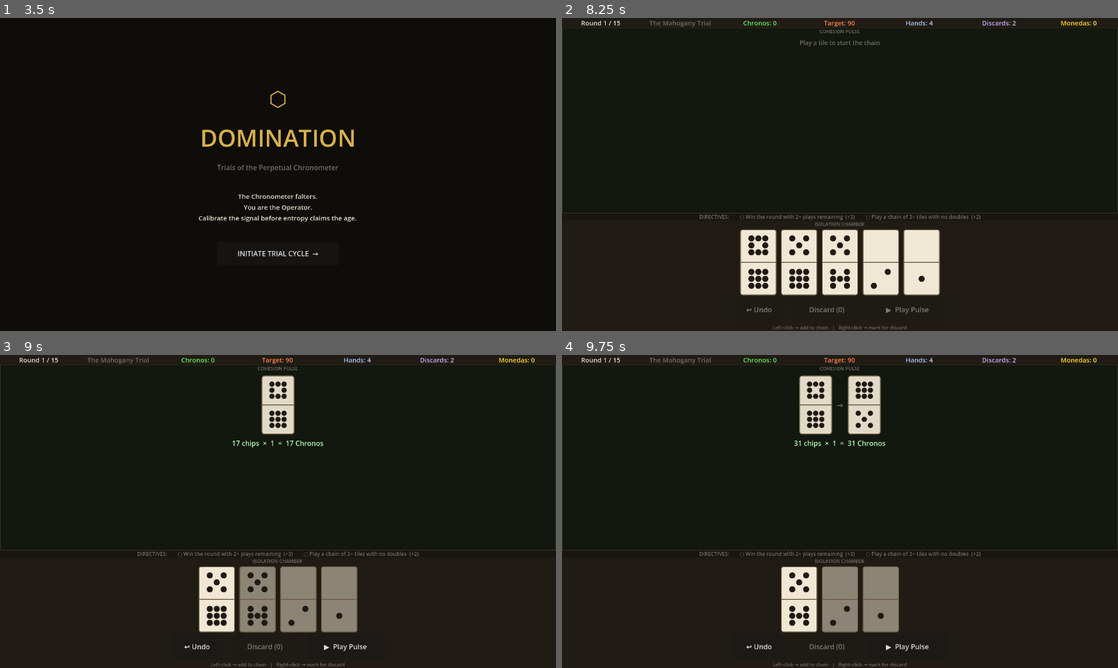
Above: before the commit, frames 1-4 (two rows, left to right).
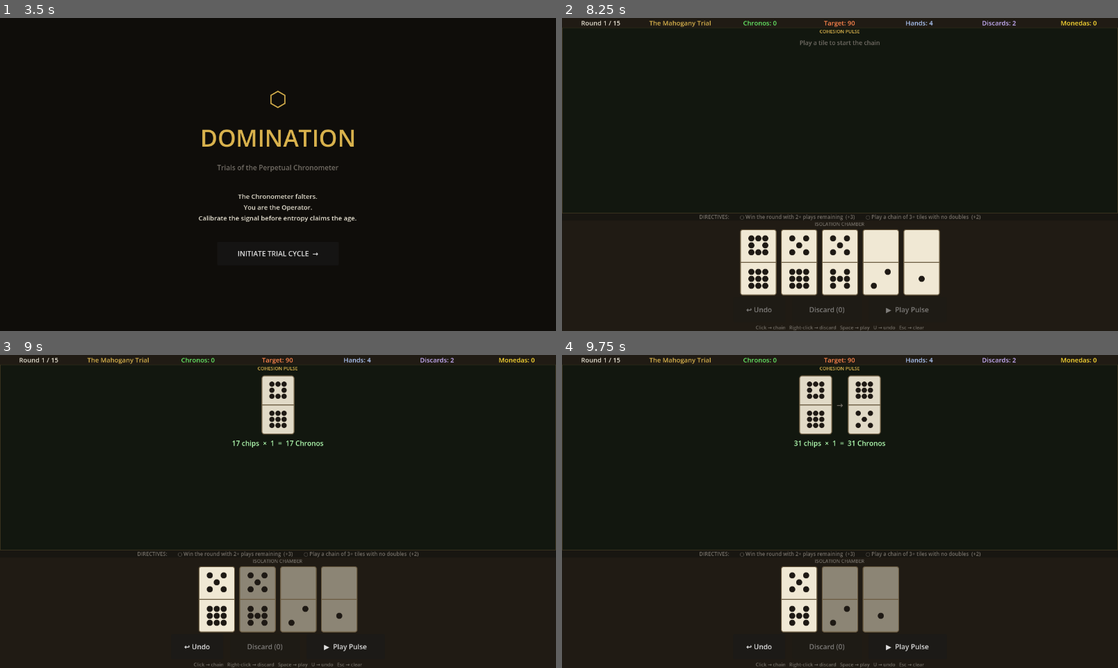
Above: after the commit, the same moments.

Repository: miguelgdoval/domination-godot
Game: Godot game, scene res://scenes/main.tscn
The game is run twice, just before and just after one commit, with the same random seed, the same clock (stepped at 60 frames per second) and the same inputs.
Inputs (mouse positions are in pixels of both pictures, inside the frame that each line leads up to):
- Up to frame 1 (3.5 s): click "▶ Play Pulse" at 0.5 s; click "▶ Play Pulse" at 1.25 s; click "↩ Undo" at 2 s; click "Discard (0)" at 2.75 s
- Up to frame 2 (8.25 s): click "INITIATE TRIAL CYCLE →" at 3.5 s; click "SELECT" at 4.25 s; click "SELECT" at 5 s; click "SELECT" at 5.75 s; click "SELECT" at 6.5 s; click "LOCK IN CORE →" at 7.25 s; click "BEGIN TRIAL CYCLE →" at 8 s
- Up to frame 3 (9 s): click (194, 599) at 8.77 s
- Up to frame 4 (9.75 s): click (778, 599) at 9.52 s

Frame 1 is identical in both runs. In frame 2, 0.3% of the frame differs, in the area x 15-66%, y 0-100%; in frame 3, 0.3%; in frame 4, 0.3%.

Commit message:
Milestone 7: Etapa theming + 11 new modules + keyboard shortcuts
Etapa visual theming:
- Add ETAPA_BG/TABLE/TABLE_BORDER/PANEL/ACCENT colour arrays to Constants
- Store StyleBoxFlat/ColorRect refs during UI build (_table_style, _hud_style,
  _hand_panel_style, _bg_rect, _lbl_table_title)
- _apply_etapa_theme(etapa) tweens all surface colours over 0.6s; updates
  etapa label and table title to the etapa accent colour
- Called at the start of every round — colours shift as you progress

11 new modules (22 total):
- New EffectTypes: HAND_SIZE_BONUS, EXTRA_HAND, DISCARD_BONUS, CHIPS_PER_TILE
- Scoring handles CHIPS_PER_TILE (chips += length × value)
- GameState exposes module_hand_size/hands/discard_bonus() helpers
- Round setup now applies module bonuses on top of protocol + boss deltas
- Bone: Flux Capacitor (+3 chips), Timing Chain (chain≥3 → +1 mult)
- Carved: Resonant Loop (+1 hand size), Echo Chamber (+1 play),
          Discharge Relay (+1 discard), Harmonic Filter (chain≥6 → +2 mult)
- Ivory: Chronos Lens (+1 chip/tile), Overclock Array (doubles×3 pips),
         Cascade Lens (chain≥8 → +5 mult)
- Obsidian: The Singularity (+8 mult +1 slot), Void Amplifier (+3 chips/tile +1 slot)

Keyboard shortcuts:
- Space/Enter → play chain, U → undo, D → discard selected, Esc → clear selection
- Hint bar updated to list all shortcuts

Co-Authored-By: Claude Sonnet 4.6 <noreply@anthropic.com>

Diff:
--- a/scenes/main.gd
+++ b/scenes/main.gd
@@ -112,6 +112,13 @@
 var _lbl_removals_left:    Label
 var _btn_confirm_removal:  Button
 
+## Etapa theme — stored style references for live colour updates
+var _bg_rect:          ColorRect
+var _table_style:      StyleBoxFlat
+var _hud_style:        StyleBoxFlat
+var _hand_panel_style: StyleBoxFlat
+var _lbl_table_title:  Label
+
 # UI references — directives panel
 var _directives_panel:   Control
 var _directive_labels:   Array = []   # Array[Label], one per active directive
@@ -212,7 +219,10 @@
 	_phase = Phase.PLAYING
 	_selected_discard.clear()
 
-	# Compute round params: protocol base + boss delta (clamped)
+	# Apply etapa colour theme (tweened)
+	_apply_etapa_theme(GameState.current_etapa())
+
+	# Compute round params: protocol base + boss delta + module bonuses
 	var hand_size: int  = GameState.protocol_hand_size()
 	var max_hands: int  = GameState.protocol_hands()
 	var max_disc: int   = GameState.protocol_discards()
@@ -222,6 +232,10 @@
 		hand_size  = maxi(1, hand_size  + Constants.BOSS_HAND_DELTA[e])
 		max_hands  = maxi(1, max_hands  + Constants.BOSS_HANDS_DELTA[e])
 		max_disc   = maxi(0, max_disc   + Constants.BOSS_DISCARD_DELTA[e])
+
+	hand_size = maxi(1, hand_size + GameState.module_hand_size_bonus())
+	max_hands = maxi(1, max_hands + GameState.module_hands_bonus())
+	max_disc  = maxi(0, max_disc  + GameState.module_discard_bonus())
 
 	_rm = RoundManager.new()
 	_rm.setup(GameState.box, GameState.round_index, hand_size, max_hands, max_disc)
@@ -796,6 +810,50 @@
 	wrap.add_child(grid)
 	return wrap
 
+# ===========================================================================
+# Etapa visual theme
+# ===========================================================================
+func _apply_etapa_theme(etapa: int) -> void:
+	var e := clampi(etapa, 0, 3)
+	var tween := create_tween().set_parallel(true)
+	tween.tween_property(_bg_rect,    "color",    Constants.ETAPA_BG[e],    0.6)
+	tween.tween_method(func(c: Color): _table_style.bg_color     = c,
+		_table_style.bg_color,     Constants.ETAPA_TABLE[e],        0.6)
+	tween.tween_method(func(c: Color): _table_style.border_color = c,
+		_table_style.border_color, Constants.ETAPA_TABLE_BORDER[e], 0.6)
+	tween.tween_method(func(c: Color): _hud_style.bg_color       = c,
+		_hud_style.bg_color,       Constants.ETAPA_PANEL[e],        0.6)
+	tween.tween_method(func(c: Color): _hand_panel_style.bg_color = c,
+		_hand_panel_style.bg_color, Constants.ETAPA_PANEL[e],       0.6)
+	# Accent: etapa label + table title
+	var accent: Color = Constants.ETAPA_ACCENT[e]
+	_lbl_etapa.add_theme_color_override("font_color", accent)
+	_lbl_table_title.add_theme_color_override("font_color", accent)
+
+# ===========================================================================
+# Keyboard shortcuts
+# ===========================================================================
+func _unhandled_input(event: InputEvent) -> void:
+	if _phase != Phase.PLAYING:
+		return
+	if not (event is InputEventKey) or not (event as InputEventKey).pressed:
+		return
+	match (event as InputEventKey).keycode:
+		KEY_SPACE, KEY_ENTER:
+			if _rm.can_play():
+				_rm.play_chain()
+		KEY_U:
+			_rm.undo_last_chain_tile()
+		KEY_D:
+			if not _selected_discard.is_empty() and _rm.can_discard():
+				_rm.discard(_selected_discard)
+				_selected_discard.clear()
+		KEY_ESCAPE:
+			if not _selected_discard.is_empty():
+				_selected_discard.clear()
+				_refresh_tile_visuals()
+				_refresh_action_buttons()
+
 ## Recursively set MOUSE_FILTER_IGNORE on a node and all its Control children,
 ## so mouse events pass through to the parent Button unobstructed.
 func _ignore_mouse(node: Node) -> void:
@@ -837,10 +895,10 @@
 # UI construction
 # ===========================================================================
 func _build_ui() -> void:
-	var bg := ColorRect.new()
-	bg.color = C_BG
-	bg.set_anchors_and_offsets_preset(Control.PRESET_FULL_RECT)
-	add_child(bg)
+	_bg_rect = ColorRect.new()
+	_bg_rect.color = C_BG
+	_bg_rect.set_anchors_and_offsets_preset(Control.PRESET_FULL_RECT)
+	add_child(_bg_rect)
 
 	var ui := CanvasLayer.new()
 	add_child(ui)
@@ -905,9 +963,9 @@
 # ---- HUD ----
 func _build_hud() -> Control:
 	var panel := PanelContainer.new()
-	var style := StyleBoxFlat.new()
-	style.bg_color = C_PANEL
-	panel.add_theme_stylebox_override("panel", style)
+	_hud_style = StyleBoxFlat.new()
+	_hud_style.bg_color = C_PANEL
+	panel.add_theme_stylebox_override("panel", _hud_style)
 	var hbox := HBoxContainer.new()
 	panel.add_child(hbox)
 
@@ -930,11 +988,11 @@
 func _build_table_area() -> Control:
 	var panel := PanelContainer.new()
 	panel.size_flags_vertical = Control.SIZE_EXPAND_FILL
-	var style := StyleBoxFlat.new()
-	style.bg_color     = Color(0.07, 0.09, 0.06)   # dark felt surface
-	style.border_color = Color(0.28, 0.24, 0.14)
-	style.set_border_width_all(1)
-	panel.add_theme_stylebox_override("panel", style)
+	_table_style = StyleBoxFlat.new()
+	_table_style.bg_color     = Color(0.07, 0.09, 0.06)
+	_table_style.border_color = Color(0.28, 0.24, 0.14)
+	_table_style.set_border_width_all(1)
+	panel.add_theme_stylebox_override("panel", _table_style)
 
 	var vbox := VBoxContainer.new()
 	vbox.set_anchors_and_offsets_preset(Control.PRESET_FULL_RECT)
@@ -942,9 +1000,9 @@
 	panel.add_child(vbox)
 
 	# Top label
-	var title := _make_label("COHESION PULSE", C_DIM, 11)
-	title.horizontal_alignment = HORIZONTAL_ALIGNMENT_CENTER
-	vbox.add_child(title)
+	_lbl_table_title = _make_label("COHESION PULSE", C_DIM, 11)
+	_lbl_table_title.horizontal_alignment = HORIZONTAL_ALIGNMENT_CENTER
+	vbox.add_child(_lbl_table_title)
 
 	# Chain tiles — centred horizontally, shrinks vertically to tile height
 	_chain_container = HBoxContainer.new()
@@ -977,9 +1035,9 @@
 
 	# Hand panel
 	var hand_panel := PanelContainer.new()
-	var hstyle := StyleBoxFlat.new()
-	hstyle.bg_color = C_PANEL
-	hand_panel.add_theme_stylebox_override("panel", hstyle)
+	_hand_panel_style = StyleBoxFlat.new()
+	_hand_panel_style.bg_color = C_PANEL
+	hand_panel.add_theme_stylebox_override("panel", _hand_panel_style)
 	outer.add_child(hand_panel)
 
 	var inner := VBoxContainer.new()
@@ -999,7 +1057,7 @@
 	inner.add_child(_build_action_bar())
 
 	var hint := _make_label(
-		"Left-click → add to chain   |   Right-click → mark for discard",
+		"Click → chain   Right-click → discard   Space → play   U → undo   Esc → clear",
 		C_DIM, 11)
 	hint.horizontal_alignment = HORIZONTAL_ALIGNMENT_CENTER
 	inner.add_child(hint)
--- a/scripts/constants.gd
+++ b/scripts/constants.gd
@@ -27,6 +27,40 @@
 ## Dense Array: max pip 6 → lower chips → easier targets.
 ## Void Lattice: wilds help chaining but don't score → slight reduction.
 const CORE_TARGET_SCALE: Array[int] = [100, 160, 65, 90]
+
+# ---------------------------------------------------------------------------
+# Etapa visual themes  (index 0-3, one per etapa)
+# ---------------------------------------------------------------------------
+const ETAPA_BG: Array = [
+	Color(0.08, 0.07, 0.05),   # Mahogany — warm dark brown
+	Color(0.07, 0.08, 0.09),   # Industrial — cold steel
+	Color(0.04, 0.05, 0.10),   # Singularity — deep blue-black
+	Color(0.07, 0.04, 0.10),   # Archiver — deep purple
+]
+const ETAPA_TABLE: Array = [
+	Color(0.07, 0.09, 0.06),
+	Color(0.06, 0.07, 0.09),
+	Color(0.03, 0.05, 0.10),
+	Color(0.06, 0.03, 0.09),
+]
+const ETAPA_TABLE_BORDER: Array = [
+	Color(0.28, 0.24, 0.14),
+	Color(0.28, 0.30, 0.18),
+	Color(0.14, 0.22, 0.44),
+	Color(0.34, 0.14, 0.44),
+]
+const ETAPA_PANEL: Array = [
+	Color(0.13, 0.11, 0.08, 0.95),
+	Color(0.10, 0.11, 0.14, 0.95),
+	Color(0.07, 0.08, 0.15, 0.95),
+	Color(0.11, 0.07, 0.16, 0.95),
+]
+const ETAPA_ACCENT: Array = [
+	Color(0.85, 0.70, 0.30),   # amber gold
+	Color(0.95, 0.58, 0.20),   # industrial orange
+	Color(0.28, 0.88, 0.95),   # cold cyan
+	Color(0.88, 0.72, 0.95),   # archiver violet
+]
 
 # ---------------------------------------------------------------------------
 # Protocols  (operational modifiers chosen at run start)
--- a/scripts/game_state.gd
+++ b/scripts/game_state.gd
@@ -141,6 +141,27 @@
 func protocol_discards() -> int:
 	return Constants.PROTOCOL_DISCARDS[chosen_protocol]
 
+func module_hand_size_bonus() -> int:
+	var b := 0
+	for m in modules:
+		if m.effect_type == Module.EffectType.HAND_SIZE_BONUS:
+			b += m.effect_value
+	return b
+
+func module_hands_bonus() -> int:
+	var b := 0
+	for m in modules:
+		if m.effect_type == Module.EffectType.EXTRA_HAND:
+			b += m.effect_value
+	return b
+
+func module_discard_bonus() -> int:
+	var b := 0
+	for m in modules:
+		if m.effect_type == Module.EffectType.DISCARD_BONUS:
+			b += m.effect_value
+	return b
+
 # ---------------------------------------------------------------------------
 # Adjusted target (core scales difficulty)
 # ---------------------------------------------------------------------------
--- a/scripts/module.gd
+++ b/scripts/module.gd
@@ -10,6 +10,10 @@
 	DOUBLE_PIP_BOOST,   # doubles score effect_value × their pip value (replaces ×1)
 	LONG_CHAIN_BOOST,   # chain >= effect_param tiles → +effect_value mult (additive)
 	EXTRA_SLOT,         # grants +effect_value module slots on equip (passive)
+	HAND_SIZE_BONUS,    # +effect_value to hand size each round
+	EXTRA_HAND,         # +effect_value to max plays each round
+	DISCARD_BONUS,      # +effect_value to max discards each round
+	CHIPS_PER_TILE,     # +effect_value chips for every tile in the chain
 }
 
 var id:           String
--- a/scripts/module_db.gd
+++ b/scripts/module_db.gd
@@ -71,6 +71,73 @@
 			Module.EffectType.FLAT_MULT, 5, 0, 1,
 			"+5 Mult every hand. +1 Module slot.",
 			"Maximum coherence output. Unstable in the wrong hands."),
+
+		# ------------------------------------------------------------------
+		# BONE — additional
+		# ------------------------------------------------------------------
+		_make("flux_capacitor", "Flux Capacitor", Constants.Rarity.BONE,
+			Module.EffectType.FLAT_CHIPS, 3, 0, 0,
+			"+3 Chips every hand.",
+			"Salvaged from the first collapse. Still holds a charge."),
+
+		_make("timing_chain", "Timing Chain", Constants.Rarity.BONE,
+			Module.EffectType.LONG_CHAIN_BOOST, 1, 3, 0,
+			"Chain 3+ tiles: +1 Mult.",
+			"Even small coherence deserves recognition."),
+
+		# ------------------------------------------------------------------
+		# CARVED — additional
+		# ------------------------------------------------------------------
+		_make("resonant_loop", "Resonant Loop", Constants.Rarity.CARVED,
+			Module.EffectType.HAND_SIZE_BONUS, 1, 0, 0,
+			"+1 tile drawn each round.",
+			"More data, more signal. More signal, more control."),
+
+		_make("echo_chamber_mod", "Echo Chamber", Constants.Rarity.CARVED,
+			Module.EffectType.EXTRA_HAND, 1, 0, 0,
+			"+1 play per round.",
+			"The signal echoes once. Use it."),
+
+		_make("discharge_relay", "Discharge Relay", Constants.Rarity.CARVED,
+			Module.EffectType.DISCARD_BONUS, 1, 0, 0,
+			"+1 discard per round.",
+			"Release what does not serve the Chronometer."),
+
+		_make("harmonic_filter", "Harmonic Filter", Constants.Rarity.CARVED,
+			Module.EffectType.LONG_CHAIN_BOOST, 2, 6, 0,
+			"Chain 6+ tiles: +2 Mult.",
+			"At six nodes the filter locks in. The signal clarifies."),
+
+		# ------------------------------------------------------------------
+		# IVORY — additional
+		# ------------------------------------------------------------------
+		_make("chronos_lens", "Chronos Lens", Constants.Rarity.IVORY,
+			Module.EffectType.CHIPS_PER_TILE, 1, 0, 0,
+			"+1 Chip per tile in chain.",
+			"Each node in the array contributes its measure."),
+
+		_make("overclock_array", "Overclock Array", Constants.Rarity.IVORY,
+			Module.EffectType.DOUBLE_PIP_BOOST, 3, 0, 0,
+			"Doubles score 3× their pips.",
+			"Push the resonance past its rated frequency."),
+
+		_make("cascade_lens", "Cascade Lens", Constants.Rarity.IVORY,
+			Module.EffectType.LONG_CHAIN_BOOST, 5, 8, 0,
+			"Chain 8+ tiles: +5 Mult.",
+			"A full eight-node array approaches the resonance threshold."),
+
+		# ------------------------------------------------------------------
+		# OBSIDIAN — additional
+		# ------------------------------------------------------------------
+		_make_extra("the_singularity", "The Singularity", Constants.Rarity.OBSIDIAN,
+			Module.EffectType.FLAT_MULT, 8, 0, 1,
+			"+8 Mult every hand. +1 Module slot.",
+			"\"When entropy reaches zero, all multipliers converge.\""),
+
+		_make_extra("void_amplifier", "Void Amplifier", Constants.Rarity.OBSIDIAN,
+			Module.EffectType.CHIPS_PER_TILE, 3, 0, 1,
+			"+3 Chips per tile in chain. +1 Module slot.",
+			"\"The Void does not merely connect. It amplifies.\""),
 	]
 
 static func get_by_rarity(rarity: int) -> Array[Module]:
--- a/scripts/scoring.gd
+++ b/scripts/scoring.gd
@@ -57,6 +57,8 @@
 			Module.EffectType.LONG_CHAIN_BOOST:
 				if length >= m.effect_param:
 					mult += m.effect_value
+			Module.EffectType.CHIPS_PER_TILE:
+				chips += length * m.effect_value
 
 	return {
 		"chips":   chips,
